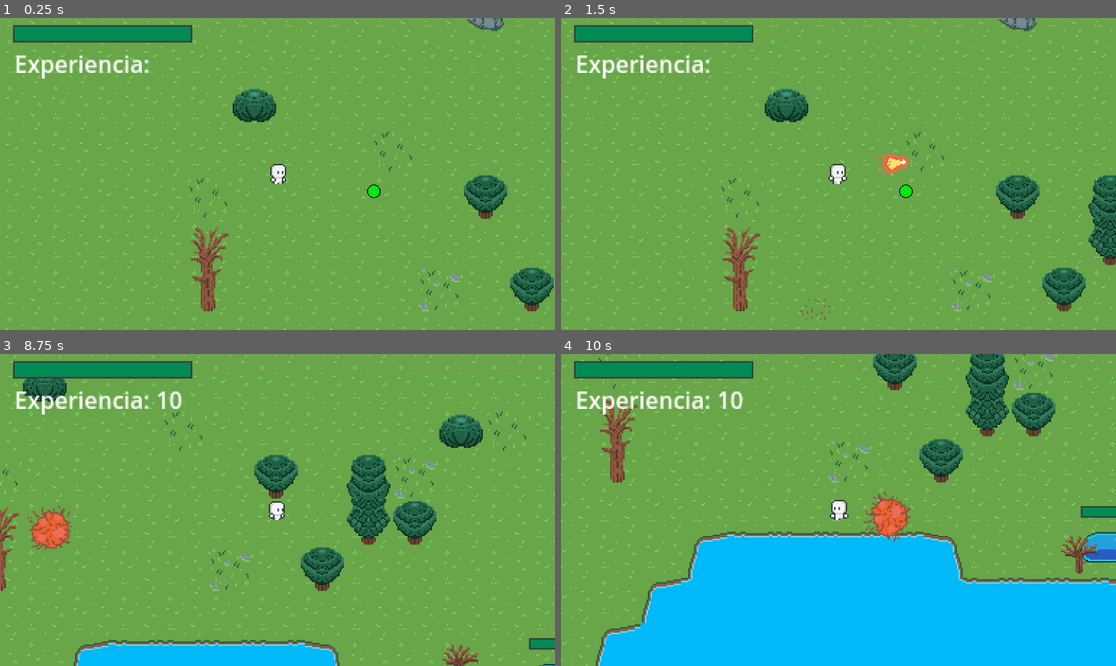
Above: before the commit, frames 1-4 (two rows, left to right).
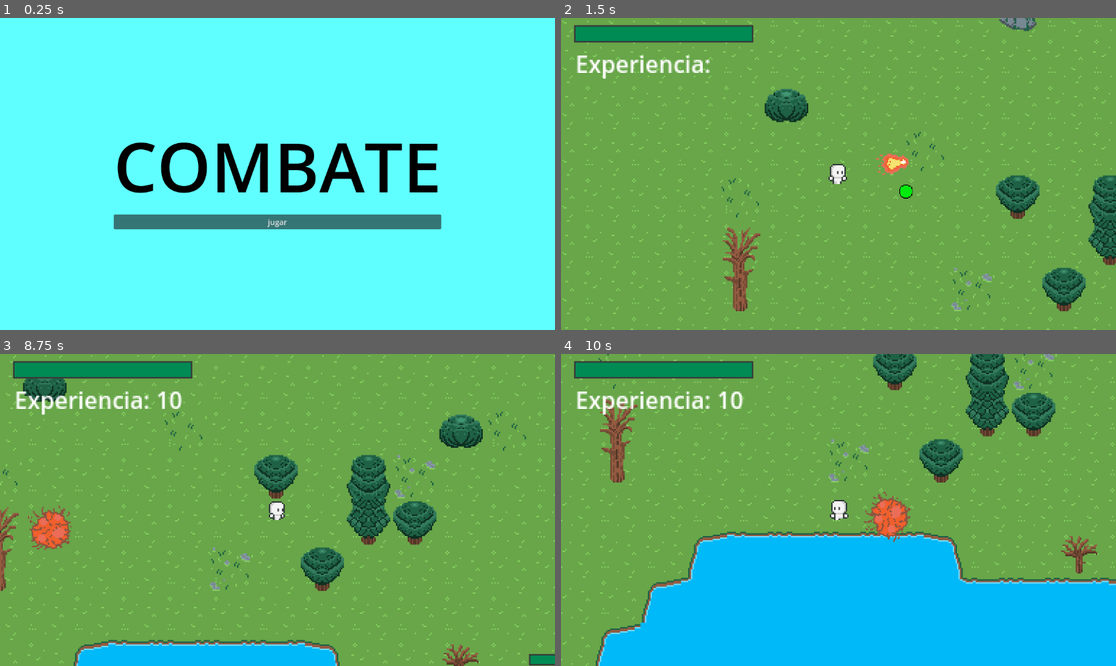
Above: after the commit, the same moments.

Repository: kelvinocampo/GD_TESTS
Game: Godot game, scene res://scenes/MenuInicio.tscn
Same seed, same stepped clock (60 frames per second), same inputs: the game is played once before the commit and once after it. Before the commit the project starts from res://scenes/game.tscn.
Inputs (mouse positions are in pixels of both pictures, inside the frame that each line leads up to):
- Up to frame 1 (0.25 s): no input
- Up to frame 2 (1.5 s): click (838, 220) at 0.5 s, where only the run after the commit has a clickable "jugar"; move the mouse to (960, 158) at 1.27 s; press the mouse at (960, 158) at 1.28 s; hold D (derecha) from 1.28 s (still down)
- Up to frame 3 (8.75 s): move the mouse to (166, 525) at 2.02 s; release D (derecha) at 2.03 s; release the mouse at (166, 525) at 2.03 s; hold S (abajo) 2.03-2.78 s; click (166, 525) at 2.1 s; move the mouse to (333, 441) at 2.77 s; press the mouse at (333, 441) at 2.78 s; hold D (derecha) 2.78-3.53 s; move the mouse to (249, 572) at 3.52 s; release the mouse at (249, 572) at 3.53 s; hold Up (arriba) 3.53-4.28 s; click (249, 572) at 3.6 s; move the mouse to (444, 556) at 4.27 s; press the mouse at (444, 556) at 4.28 s; hold Left (izquierda) 4.28-5.78 s; move the mouse to (111, 463) at 5.02 s; release the mouse at (111, 463) at 5.03 s; click (111, 463) at 5.1 s; move the mouse to (305, 510) at 5.77 s; press the mouse at (305, 510) at 5.78 s; hold S (abajo) 5.78-6.53 s; move the mouse to (194, 432) at 6.52 s; release the mouse at (194, 432) at 6.53 s; hold D (derecha) 6.53-7.28 s; click (194, 432) at 6.6 s; move the mouse to (399, 494) at 7.27 s; press the mouse at (399, 494) at 7.28 s; hold Up (arriba) 7.28-8.03 s; move the mouse to (166, 525) at 8.02 s; release the mouse at (166, 525) at 8.03 s; hold D (derecha) from 8.03 s (still down); click (166, 525) at 8.1 s
- Up to frame 4 (10 s): move the mouse to (894, 441) at 8.77 s; release D (derecha) at 8.78 s; press the mouse at (894, 441) at 8.78 s; hold S (abajo) 8.78-9.53 s; move the mouse to (810, 572) at 9.52 s; release the mouse at (810, 572) at 9.53 s; hold Left (izquierda) from 9.53 s (still down); click (810, 572) at 9.6 s

The runs differ from the first frame. In frame 1, 100% of the frame differs, in the area x 0-100%, y 0-100%; in frame 2, less than 0.1%; in frame 3, 0.4%; in frame 4, 0.7%.

Commit message:
try add start & game over ui

Diff:
--- a/COMBAT/project.godot
+++ b/COMBAT/project.godot
@@ -11,7 +11,7 @@
 [application]
 
 config/name="COMBAT SYSTEM"
-run/main_scene="uid://bbjwfwmemvfru"
+run/main_scene="uid://b8fov5fl1lwsj"
 config/features=PackedStringArray("4.5", "Forward Plus")
 config/icon="res://assets/icon.svg"
 
--- /dev/null
+++ b/COMBAT/scenes/GameOver.tscn
@@ -0,0 +1,47 @@
+[gd_scene load_steps=2 format=3 uid="uid://djky3i63n7l3b"]
+
+[ext_resource type="Script" uid="uid://oxixsxn6aa8s" path="res://scripts/game_over.gd" id="1_6bcno"]
+
+[node name="Interfaz" type="CanvasLayer"]
+script = ExtResource("1_6bcno")
+
+[node name="Fondo" type="ColorRect" parent="."]
+anchors_preset = 15
+anchor_right = 1.0
+anchor_bottom = 1.0
+grow_horizontal = 2
+grow_vertical = 2
+color = Color(0.3764706, 1, 1, 1)
+
+[node name="VBoxContainer" type="VBoxContainer" parent="Fondo"]
+layout_mode = 1
+anchors_preset = 8
+anchor_left = 0.5
+anchor_top = 0.5
+anchor_right = 0.5
+anchor_bottom = 0.5
+offset_left = -221.5
+offset_top = -114.5
+offset_right = 221.5
+offset_bottom = 114.5
+grow_horizontal = 2
+grow_vertical = 2
+alignment = 1
+
+[node name="Label" type="Label" parent="Fondo/VBoxContainer"]
+layout_mode = 2
+theme_override_colors/font_color = Color(0, 0, 0, 1)
+theme_override_font_sizes/font_size = 142
+text = "COMBATE"
+
+[node name="RETRY" type="Button" parent="Fondo/VBoxContainer"]
+z_index = 1000
+layout_mode = 2
+text = "Reintentar"
+
+[node name="OUT" type="Button" parent="Fondo/VBoxContainer"]
+layout_mode = 2
+text = "Salir"
+
+[connection signal="pressed" from="Fondo/VBoxContainer/RETRY" to="." method="_on_retry_pressed"]
+[connection signal="pressed" from="Fondo/VBoxContainer/OUT" to="." method="_on_out_pressed"]
--- /dev/null
+++ b/COMBAT/scenes/MenuInicio.tscn
@@ -0,0 +1,47 @@
+[gd_scene load_steps=2 format=3 uid="uid://b8fov5fl1lwsj"]
+
+[ext_resource type="Script" uid="uid://c2fq51aqih3hn" path="res://scripts/menu_inicio.gd" id="1_n0tpi"]
+
+[node name="Interfaz" type="Control"]
+z_index = 1000
+layout_mode = 3
+anchors_preset = 15
+anchor_right = 1.0
+anchor_bottom = 1.0
+grow_horizontal = 2
+grow_vertical = 2
+script = ExtResource("1_n0tpi")
+
+[node name="Fondo" type="ColorRect" parent="."]
+layout_mode = 1
+anchors_preset = 15
+anchor_right = 1.0
+anchor_bottom = 1.0
+grow_horizontal = 2
+grow_vertical = 2
+color = Color(0.3764706, 1, 1, 1)
+
+[node name="VBoxContainer" type="VBoxContainer" parent="Fondo"]
+layout_mode = 1
+anchors_preset = 8
+anchor_left = 0.5
+anchor_top = 0.5
+anchor_right = 0.5
+anchor_bottom = 0.5
+offset_left = -221.5
+offset_top = -114.5
+offset_right = 221.5
+offset_bottom = 114.5
+grow_horizontal = 2
+grow_vertical = 2
+alignment = 1
+
+[node name="Label" type="Label" parent="Fondo/VBoxContainer"]
+layout_mode = 2
+theme_override_colors/font_color = Color(0, 0, 0, 1)
+theme_override_font_sizes/font_size = 142
+text = "COMBATE"
+
+[node name="Button" type="Button" parent="Fondo/VBoxContainer"]
+layout_mode = 2
+text = "jugar"
--- a/COMBAT/scenes/experience.tscn
+++ b/COMBAT/scenes/experience.tscn
@@ -1,10 +1,47 @@
-[gd_scene load_steps=4 format=3 uid="uid://gsydd7b36llp"]
+[gd_scene load_steps=7 format=3 uid="uid://gsydd7b36llp"]
 
 [ext_resource type="Script" uid="uid://cbul1hev1oq5p" path="res://scripts/experience.gd" id="1_svk5y"]
 [ext_resource type="Texture2D" uid="uid://bo11wylmtipwl" path="res://assets/sprites/experience.png" id="2_sk4pw"]
 
 [sub_resource type="RectangleShape2D" id="RectangleShape2D_5ieuq"]
 size = Vector2(10, 10)
+
+[sub_resource type="Animation" id="Animation_sk4pw"]
+resource_name = "idle"
+loop_mode = 1
+tracks/0/type = "value"
+tracks/0/imported = false
+tracks/0/enabled = true
+tracks/0/path = NodePath("Sprite2D:scale")
+tracks/0/interp = 1
+tracks/0/loop_wrap = true
+tracks/0/keys = {
+"times": PackedFloat32Array(0, 0.5, 1),
+"transitions": PackedFloat32Array(1, 1, 1),
+"update": 0,
+"values": [Vector2(0.6, 0.6), Vector2(0.8, 0.8), Vector2(0.6, 0.6)]
+}
+
+[sub_resource type="Animation" id="Animation_i3cgv"]
+length = 0.001
+tracks/0/type = "value"
+tracks/0/imported = false
+tracks/0/enabled = true
+tracks/0/path = NodePath("Sprite2D:scale")
+tracks/0/interp = 1
+tracks/0/loop_wrap = true
+tracks/0/keys = {
+"times": PackedFloat32Array(0),
+"transitions": PackedFloat32Array(1),
+"update": 0,
+"values": [Vector2(1, 1)]
+}
+
+[sub_resource type="AnimationLibrary" id="AnimationLibrary_iudx8"]
+_data = {
+&"RESET": SubResource("Animation_i3cgv"),
+&"idle": SubResource("Animation_sk4pw")
+}
 
 [node name="EXPERIENCE" type="Area2D"]
 collision_layer = 2
@@ -13,9 +50,13 @@
 
 [node name="Sprite2D" type="Sprite2D" parent="."]
 position = Vector2(-1.1920929e-07, 2.842171e-14)
-scale = Vector2(0.625, 0.625)
 texture = ExtResource("2_sk4pw")
 
 [node name="CollisionShape2D" type="CollisionShape2D" parent="."]
 position = Vector2(0, -1)
 shape = SubResource("RectangleShape2D_5ieuq")
+
+[node name="AnimationPlayer" type="AnimationPlayer" parent="."]
+libraries = {
+&"": SubResource("AnimationLibrary_iudx8")
+}
--- a/COMBAT/scripts/experience.gd
+++ b/COMBAT/scripts/experience.gd
@@ -6,6 +6,7 @@
 @export var velocidad_inicial: float = 150.0 # Velocidad de movimiento inicial
 @export var velocidad_aceleracion: float = 800.0 # Aceleración hacia el jugador
 @export var rango_deteccion: float = 100.0 # Distancia para iniciar la persecución
+@onready var animador = $AnimationPlayer
 
 var jugador: Node2D = null           # Referencia al jugador
 var velocidad_actual: Vector2 = Vector2.ZERO # Velocidad actual del orbe
@@ -14,6 +15,7 @@
 # ----------------- INICIALIZACIÓN Y DETECCIÓN -----------------
 
 func _ready() -> void:
+	animador.play("idle")
 	# 1. Conecta la señal del Area2D para cuando el jugador lo toque.
 	body_entered.connect(_on_body_entered)
 
--- /dev/null
+++ b/COMBAT/scripts/game_over.gd
@@ -0,0 +1,14 @@
+# Script en GameOver.gd
+extends CanvasLayer
+
+func _on_out_pressed() -> void:
+	# Sale de la aplicación
+	get_tree().quit()
+
+
+func _on_retry_pressed() -> void:
+	print('aaaaa')
+	# Reinicia la escena actual (Mapa)
+	var escena_actual = get_tree().current_scene.get_path()
+	get_tree().change_scene_to_file(escena_actual)
+	#get_tree().paused = false
--- /dev/null
+++ b/COMBAT/scripts/menu_inicio.gd
@@ -0,0 +1,10 @@
+# Script en MenuInicio.gd
+extends Control
+
+func _ready():
+	# Conecta la señal del botón "Jugar"
+	$Fondo/VBoxContainer/Button.pressed.connect(_on_boton_jugar_pressed)
+
+func _on_boton_jugar_pressed():
+	get_tree().change_scene_to_file("res://scenes/game.tscn")
+	#get_tree().paused = false
--- a/COMBAT/scripts/player.gd
+++ b/COMBAT/scripts/player.gd
@@ -78,7 +78,7 @@
 	lifebar.init_health(max_health)
 
 func die() -> void:
-	print("Muerto")
+	vida_agotada()
 
 # 1. Carga la escena del proyectil
 
@@ -120,6 +120,8 @@
 	nuevo_proyectil.rotation = direccion_disparo.angle()
 
 func recibir_dano(_damage):
+	if health <= 0:
+		return
 	# Restar el daño primero
 	health -= _damage
 	lifebar.health = health
@@ -130,6 +132,19 @@
 
 func ganar_experiencia(xp: int) -> void:
 	# Aquí va tu lógica de aumento de XP, nivel, etc.
-	print("¡Ganaste ", xp, " de experiencia!")
 	experience += xp
 	experiencelabel.text = "Experiencia: " + str(experience)
+
+	# En el script del Jugador o Game Manager
+
+const ESCENA_GAMEOVER = preload("res://scenes/GameOver.tscn")
+
+func vida_agotada():
+	# 1. Pausar el juego
+	get_tree().paused = true
+
+	# 2. Crear una instancia de la UI
+	var pantalla_derrota = ESCENA_GAMEOVER.instantiate()
+
+	# 3. Añadir la UI al árbol de la escena (Generalmente al nodo principal)
+	get_tree().get_root().add_child(pantalla_derrota)
--- a/COMBAT/scripts/slime.gd
+++ b/COMBAT/scripts/slime.gd
@@ -9,6 +9,7 @@
 @onready var lifebar = $LIFE
 @onready var animator = $AnimatedSprite2D
 @export var player_node: CharacterBody2D = null
+@onready var experience_scene = preload("res://scenes/experience.tscn")
 
 # Nuevo estado para controlar si el slime está dañado y no debe moverse
 var is_recovering: bool = false
@@ -68,6 +69,16 @@
 	lifebar.health = health
 
 	if health <= 0:
+		if experience_scene != null:
+			# 2. Instanciar (crear) una nueva copia del orbe
+			var nuevo_orbe = experience_scene.instantiate()
+
+			# 3. Posicionar el orbe donde estaba el slime
+			nuevo_orbe.global_position = global_position
+
+			# 5. Añadir el orbe a la escena principal
+			# Usamos get_parent() para que el orbe esté en el mismo nivel que el slime
+			get_parent().add_child(nuevo_orbe)
 		_iniciar_muerte()
 	else:
 		# Inicia la animación de daño y el estado de recuperación
Not shown, added: COMBAT/scripts/game_over.gd.uid
Not shown, added: COMBAT/scripts/menu_inicio.gd.uid
